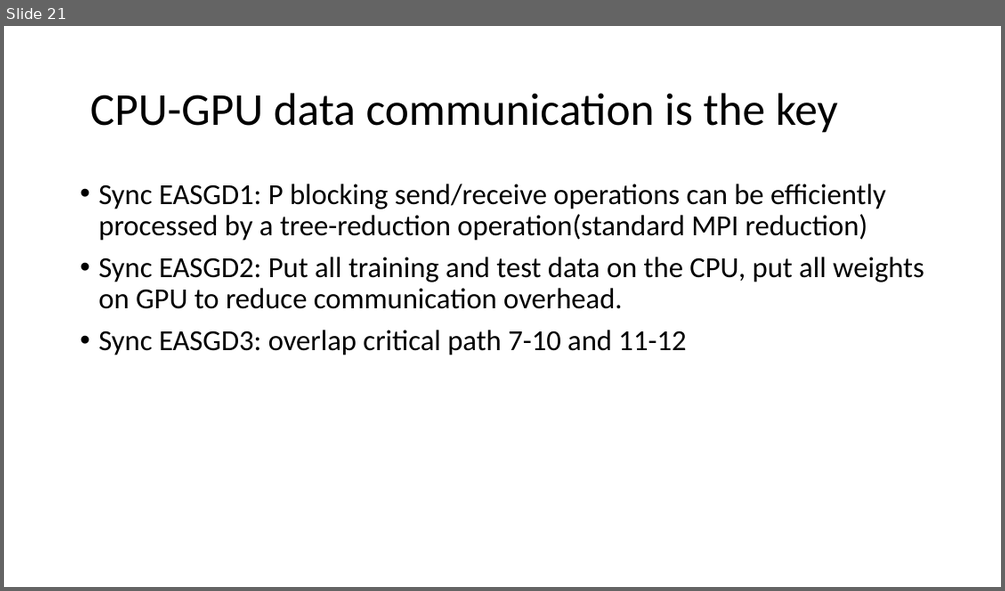
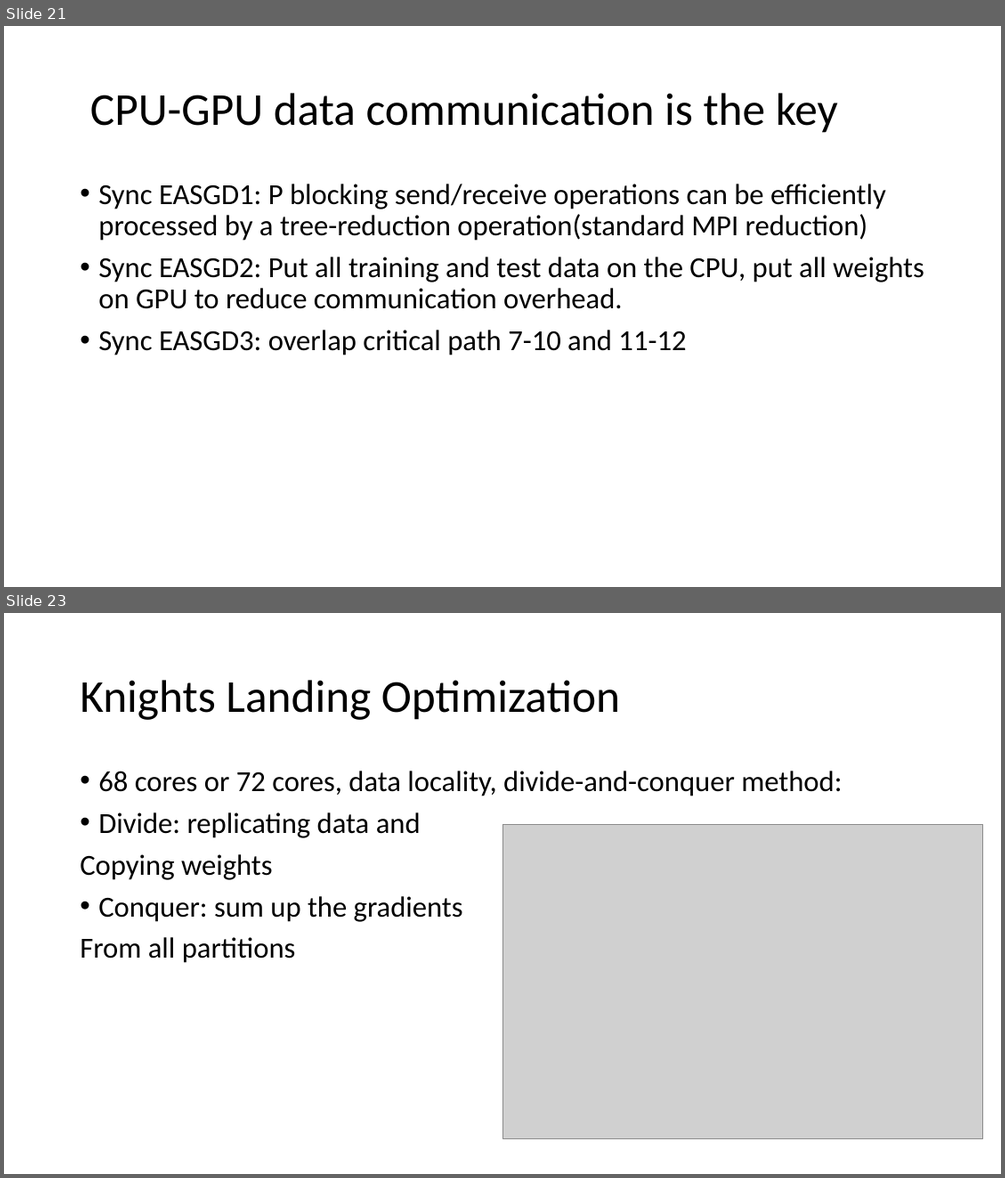
Before and after one commit to douxiaotian/archipapers, a slide deck: sdl on gpu.pptx. Shown one above the other, each under a label of ours: slide 21 before the commit, slides 21 and 23 after it; the slides between them are not shown. The pictures are 1005x591 and 1005x1178 pixels, drawn with LibreOffice and Linux fonts; fonts in the diff are those of the drawing; grey boxes stand for pictures. Boxes give left, top, right and bottom in pixels: in the first picture for what was removed or moved away, otherwise in the second. Text is boxed around its words. In the diff, an @@ line names an element or a change of style, - is before the commit and + after.

Commit message:
final

```diff
--- a/sdl on gpu.pptx
+++ b/sdl on gpu.pptx
@@ slide 23 added at (4,613,1001,1174), background #FFFFFF @@
@@ title added at (80,680,620,720), 44 pt, text #000000 @@
+Knights Landing Optimization
@@ text added at (80,771,841,963), 28 pt, text #000000 @@
+• 68 cores or 72 cores, data locality, divide-and-conquer method:
+• Divide: replicating data and
+Copying weights
+• Conquer: sum up the gradients
+From all partitions
@@ picture added at (502,825,983,1139) @@
```
Also in this commit, not shown: 2 other slides added, 2 slides removed.
